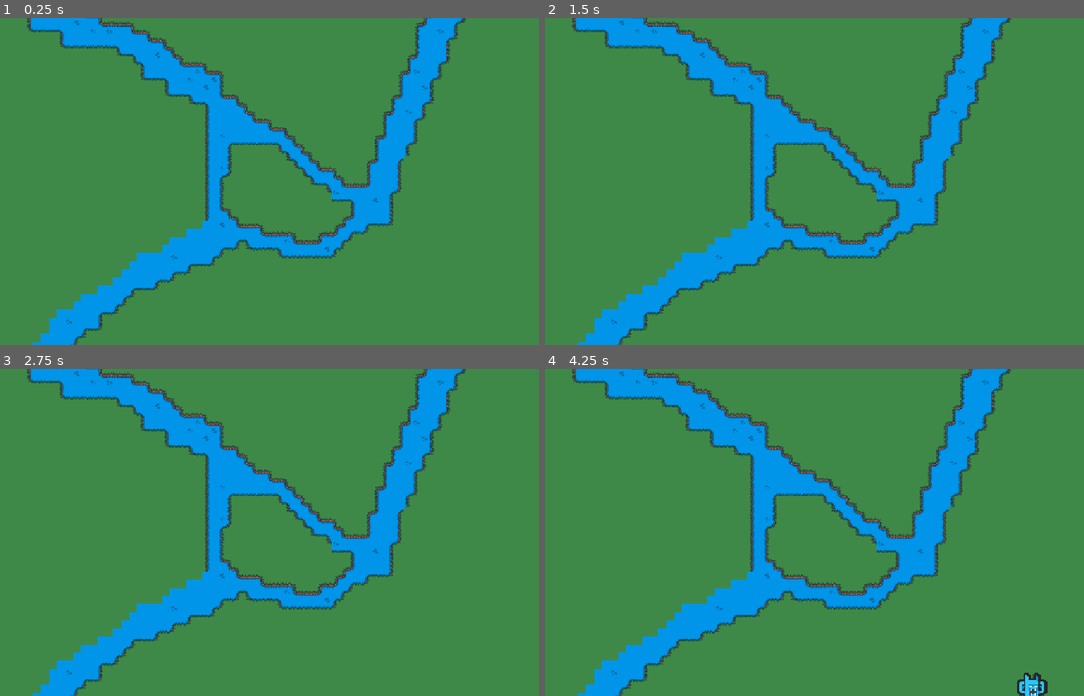
Above: before the commit, frames 1-4 (two rows, left to right).
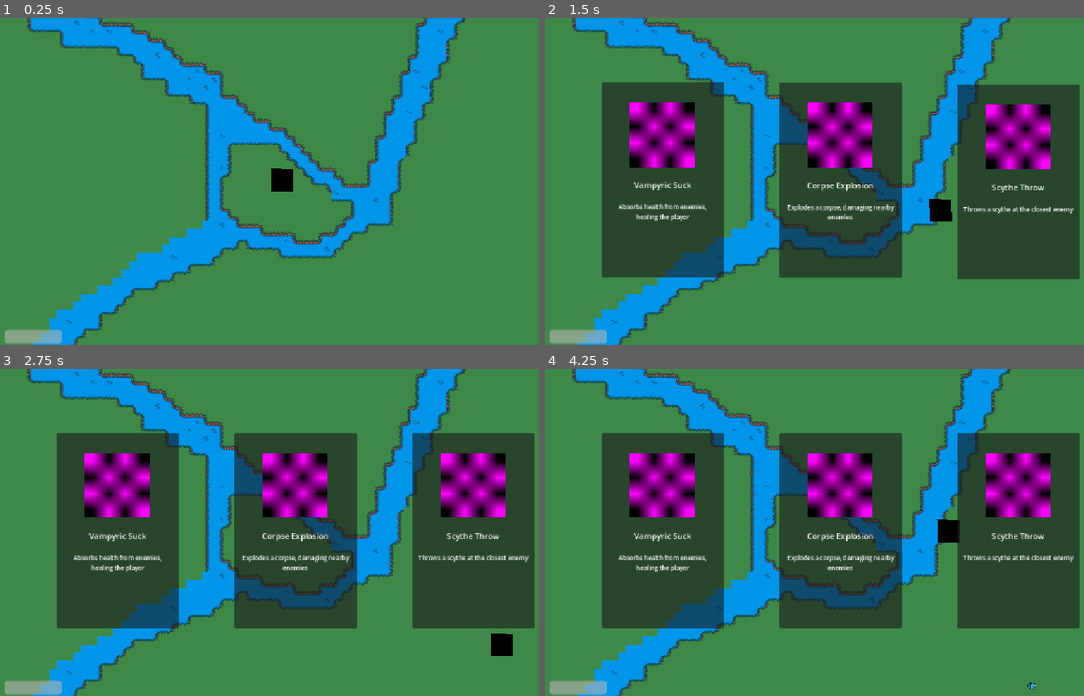
Above: after the commit, the same moments.

Repository: bradleybentondev/mini-jam-221
Game: Godot game, scene res://scenes/world.tscn
Two runs of this game, one before a commit and one after it. Both use one fixed random seed, a clock stepped at 60 frames per second and the inputs below.
Inputs (mouse positions are in pixels of both pictures, inside the frame that each line leads up to):
- Up to frame 1 (0.25 s): no input
- Up to frame 2 (1.5 s): tap Enter at 0.5 s; move the mouse to (954, 165) at 0.52 s; hold D (move_right) 0.53-1.28 s; tap 1 (level_up_key, bound only after the commit) at 0.6 s; move the mouse to (712, 197) at 1.27 s; hold S (move_down) from 1.28 s (still down); click (712, 197) at 1.35 s
- Up to frame 3 (2.75 s): tap 1 (level_up_key, bound only after the commit) at 1.55, 2.1 s; move the mouse to (339, 460) at 2.02 s; release S (move_down) at 2.03 s; hold D (move_right) from 2.03 s (still down)
- Up to frame 4 (4.25 s): move the mouse to (798, 597) at 2.77 s; release D (move_right) at 2.78 s; hold W (move_up) 2.78-3.53 s; tap 1 (level_up_key, bound only after the commit) at 2.85, 3.8 s; move the mouse to (1003, 581) at 3.52 s; press the mouse at (1003, 581) at 3.53 s; hold A (move_left) from 3.53 s (still down)

The runs differ from the first frame. In frame 1, 0.8% of the frame differs, in the area x 0-55%, y 46-100%; in frame 2, 41%; in frame 3, 41%; in frame 4, 42%, in the area x 0-100%, y 19-100%.

Commit message:
adding augment ui

Diff:
--- a/project.godot
+++ b/project.godot
@@ -61,6 +61,11 @@
 "events": [Object(InputEventMouseButton,"resource_local_to_scene":false,"resource_name":"","device":-1,"window_id":0,"a …(253 unchanged characters)…
 ]
 }
+level_up_key={
+"deadzone": 0.2,
+"events": [Object(InputEventKey,"resource_local_to_scene":false,"resource_name":"","device":-1,"window_id":0,"alt_pressed":false,"shift_pressed":false,"ctrl_pressed":false,"meta_pressed":false,"pressed":false,"keycode":0,"physical_keycode":49,"key_label":0,"unicode":49,"location":0,"echo":false,"script":null)
+]
+}
 
 [input_devices]
 
--- a/scenes/augment_card.tscn
+++ b/scenes/augment_card.tscn
@@ -6,6 +6,8 @@
 size = Vector2(128, 128)
 
 [node name="AugmentCard" type="Panel" unique_id=904802283 node_paths=PackedStringArray("icon", "titleLabel", "descriptionLabel")]
+custom_minimum_size = Vector2(241.968, 386.309)
+propagate_maximum_size = true
 anchors_preset = 15
 anchor_right = 1.0
 anchor_bottom = 1.0
@@ -13,6 +15,7 @@
 offset_bottom = -261.6908
 grow_horizontal = 2
 grow_vertical = 2
+offset_transform_enabled = true
 script = ExtResource("1_ppmme")
 icon = NodePath("MarginContainer/VBoxContainer/Image")
 titleLabel = NodePath("MarginContainer/VBoxContainer/TitleLabel")
--- a/scenes/enemy.tscn
+++ b/scenes/enemy.tscn
@@ -40,7 +40,7 @@
 }]
 
 [sub_resource type="CircleShape2D" id="CircleShape2D_4gyqm"]
-radius = 26.452972
+radius = 11.313708
 
 [node name="Enemy" type="Area2D" unique_id=1993724153 node_paths=PackedStringArray("shape", "sprite") groups=["enemies"]]
 collision_layer = 2
@@ -53,7 +53,7 @@
 sprite = NodePath("AnimatedSprite2D")
 
 [node name="AnimatedSprite2D" type="AnimatedSprite2D" parent="." unique_id=801561158]
-scale = Vector2(0.5, 0.5)
+scale = Vector2(0.135, 0.135)
 sprite_frames = SubResource("SpriteFrames_okgmn")
 frame = 3
 frame_progress = 1.0
--- /dev/null
+++ b/scenes/level_up_augments.tscn
@@ -0,0 +1,45 @@
+[gd_scene format=3 uid="uid://xhroo7hv0a5t"]
+
+[ext_resource type="Script" uid="uid://dkj5t5sl0ff5x" path="res://scripts/level_up_augments.gd" id="1_4wwc0"]
+
+[node name="LevelUpAugments" type="Control" unique_id=265346378]
+layout_mode = 3
+anchors_preset = 15
+anchor_right = 1.0
+anchor_bottom = 1.0
+grow_horizontal = 2
+grow_vertical = 2
+size_flags_horizontal = 3
+size_flags_vertical = 3
+script = ExtResource("1_4wwc0")
+
+[node name="MarginContainer" type="MarginContainer" parent="." unique_id=395203176]
+layout_mode = 1
+anchors_preset = 15
+anchor_right = 1.0
+anchor_bottom = 1.0
+grow_horizontal = 2
+grow_vertical = 2
+theme_override_constants/margin_left = 50
+theme_override_constants/margin_top = 50
+theme_override_constants/margin_right = 50
+theme_override_constants/margin_bottom = 50
+
+[node name="HBoxContainer" type="HBoxContainer" parent="MarginContainer" unique_id=112872751]
+layout_mode = 2
+theme_override_constants/separation = 4
+
+[node name="Augment1" type="CenterContainer" parent="MarginContainer/HBoxContainer" unique_id=9326401]
+unique_name_in_owner = true
+layout_mode = 2
+size_flags_horizontal = 3
+
+[node name="Augment2" type="CenterContainer" parent="MarginContainer/HBoxContainer" unique_id=316425799]
+unique_name_in_owner = true
+layout_mode = 2
+size_flags_horizontal = 3
+
+[node name="Augment3" type="CenterContainer" parent="MarginContainer/HBoxContainer" unique_id=1279470479]
+unique_name_in_owner = true
+layout_mode = 2
+size_flags_horizontal = 3
--- a/scenes/ui.tscn
+++ b/scenes/ui.tscn
@@ -1,6 +1,7 @@
 [gd_scene format=3 uid="uid://bictx71pvou6i"]
 
 [ext_resource type="Script" uid="uid://c8s34kb7cyxha" path="res://scripts/ui.gd" id="1_fyqef"]
+[ext_resource type="PackedScene" uid="uid://xhroo7hv0a5t" path="res://scenes/level_up_augments.tscn" id="2_x4jx1"]
 
 [node name="ui" type="Control" unique_id=1629722552 node_paths=PackedStringArray("health_bar")]
 layout_mode = 3
@@ -23,3 +24,6 @@
 step = 1.0
 value = 100.0
 show_percentage = false
+
+[node name="LevelUpAugments" parent="." unique_id=265346378 instance=ExtResource("2_x4jx1")]
+layout_mode = 1
--- a/scenes/world.tscn
+++ b/scenes/world.tscn
@@ -493,7 +493,6 @@
 [node name="Camera2D" type="Camera2D" parent="." unique_id=1163029903]
 
 [node name="Player" parent="." unique_id=681691040 instance=ExtResource("1_f3sb7")]
-visible = false
 
 [node name="Enemy" parent="." unique_id=1032899580 instance=ExtResource("2_fj7yv")]
 visible = false
@@ -503,8 +502,12 @@
 visible = false
 position = Vector2(-290.56888, 306.4428)
 
+[node name="Spawner" type="Node2D" parent="." unique_id=450256535]
+position = Vector2(-417.99994, 1.1000061)
+script = ExtResource("4_aqk2v")
+
 [node name="CanvasLayer" type="CanvasLayer" parent="." unique_id=69060042]
-visible = false
+follow_viewport_enabled = true
 
 [node name="Control" parent="CanvasLayer" unique_id=1629722552 instance=ExtResource("3_tlwt5")]
 offset_left = -548.0
@@ -514,9 +517,6 @@
 size_flags_horizontal = 6
 size_flags_vertical = 6
 
-[node name="Spawner" type="Node2D" parent="." unique_id=450256535]
-position = Vector2(-417.99994, 1.1000061)
-script = ExtResource("4_aqk2v")
-
 [node name="LevelSystem" type="Node" parent="." unique_id=2000844]
+unique_name_in_owner = true
 script = ExtResource("5_71j4m")
--- a/scripts/augment_card.gd
+++ b/scripts/augment_card.gd
@@ -1,4 +1,6 @@
 extends Panel
+
+class_name AugmentCard
 
 @export var icon: TextureRect
 @export var titleLabel: RichTextLabel
@@ -6,12 +8,14 @@
 
 # Called when the node enters the scene tree for the first time.
 func _ready() -> void:
-	pass # Replace with function body.
+	var tween = get_tree().create_tween()
+	offset_transform_position.y += 100
+	modulate = Color(1,1,1,0)
 
-
-# Called every frame. 'delta' is the elapsed time since the previous frame.
-func _process(delta: float) -> void:
-	pass
+	tween.set_parallel(true)
+	tween.set_trans(Tween.TRANS_EXPO)
+	tween.tween_property(self, "offset_transform_position:y", 0, 1.0)
+	tween.tween_property(self, "modulate", Color(1,1,1,1), 0.5)
 
 func set_title(title: String) -> void:
 	titleLabel.text = title
--- a/scripts/level_system.gd
+++ b/scripts/level_system.gd
@@ -31,59 +31,65 @@
 		"id": "scythe_throw",
 		"title": "Scythe Throw",
 		"description": "Throws a scythe at the closest enemy",
-		"scene": preload("res://scenes/augments/scythe_throw_augment.tscn"),
+		"scene": "res://scenes/augments/scythe_throw_augment.tscn",
 		"max_level": 5,
 	},
 	{
 		"id": "corpse_explosion",
 		"title": "Corpse Explosion",
 		"description": "Explodes a corpse, damaging nearby enemies",
-		"scene": preload("res://scenes/augments/corpse_explosion.tscn"),
+		"scene": "res://scenes/augments/corpse_explosion.tscn",
 		"max_level": 5,
 	},
 	{
 		"id": "sun_beam_blast",
 		"title": "Sun Beam Blast",
 		"description": "Shoots a beam of sunlight, damaging enemies in its path",
-		"scene": preload("res://scenes/augments/sun_beam_blast_augment.tscn"),
+		"scene": "res://scenes/augments/sun_beam_blast_augment.tscn",
 		"max_level": 3,
 	},
 	{
 		"id": "vampyric_suck",
 		"title": "Vampyric Suck",
 		"description": "Absorbs health from enemies, healing the player",
-		"scene": preload("res://scenes/augments/vampyric_suck.tscn"),
+		"scene": "res://scenes/augments/vampyric_suck.tscn",
 		"max_level": 5,
 	},
 	{
 		"id": "high_noon",
 		"title": "High Noon",
 		"description": "Energized by the power of the sun, allowing for rapid attacks",
-		"scene": preload("res://scenes/augments/high_noonselfbuff.tscn"),
+		"scene": "res://scenes/augments/high_noonselfbuff.tscn",
 		"max_level": 3,
 	},
 	{
 		"id": "stun",
 		"title": "Stun",
 		"description": "Stuns enemies for a short duration",
-		"scene": preload("res://scenes/augments/stun.tscn"),
+		"scene": "res://scenes/augments/stun.tscn",
 		"max_level": 5
 	},
 	{
 		"id": "burning",
 		"title": "Burning Effect",
 		"description": "Sets enemies on fire, dealing damage over time",
-		"scene": preload("res://scenes/augments/burn.tscn"),
+		"scene": "res://scenes/augments/burn.tscn",
 		"max_level": 5
 	},
 	{
 		"id": "slow",
 		"title": "Slow Effect",
 		"description": "Slows enemies, reducing their movement speed",
-		"scene": preload("res://scenes/augments/slow.tscn"),
+		"scene": "res://scenes/augments/slow.tscn",
 		"max_level": 5
 	}
 ]
+
+func _process(delta: float) -> void:
+	if Input.is_action_just_pressed("level_up_key"):
+		print("showing level up")
+		_pending_level_ups += 1
+		_show_next_level_up()
 
 
 func _ready() -> void:
@@ -115,7 +121,7 @@
 		player.heal(10)
 		return
 	_choosing = true
-	get_tree().paused = true
+	#get_tree().paused = true
 	emit_signal("level_up_ready", choices)
 
 # Returns up to 3 random choice dictionaries (shape is at the top of this file).
@@ -144,7 +150,7 @@
 func pick(choice: Dictionary) -> void:
 	if choice["is_new"]:
 		var entry = _find_entry(choice["id"])
-		var augment_scene = entry["scene"]
+		var augment_scene = load(entry["scene"])
 		var augment_instance = augment_scene.instantiate()
 		player.add_child(augment_instance)
 		owned[choice["id"]] = augment_instance
--- /dev/null
+++ b/scripts/level_up_augments.gd
@@ -0,0 +1,40 @@
+extends Control
+
+@onready var augment1 := %Augment1
+@onready var augment2 := %Augment2
+@onready var augment3 := %Augment3
+
+var augment_card = preload("res://scenes/augment_card.tscn")
+
+# Called when the node enters the scene tree for the first time.
+func _ready() -> void:
+	get_node("/root/World/LevelSystem").connect("level_up_ready", _on_show_augments)
+
+# Called every frame. 'delta' is the elapsed time since the previous frame.
+func _process(delta: float) -> void:
+	pass
+
+func show_level_up_augments() -> void:
+	# Implement the logic to display level-up augments here.
+	pass
+
+func _on_show_augments(choices: Array):
+	print("showing")
+	var card1 = augment_card.instantiate() as AugmentCard
+	var card2 = augment_card.instantiate() as AugmentCard
+	var card3 = augment_card.instantiate() as AugmentCard
+
+	augment1.add_child(card1)
+	await get_tree().create_timer(0.1).timeout
+	augment2.add_child(card2)
+	await get_tree().create_timer(0.1).timeout
+	augment3.add_child(card3)
+
+	card1.set_title(choices[0].title)
+	card1.set_description(choices[0].description)
+
+	card2.set_title(choices[1].title)
+	card2.set_description(choices[1].description)
+
+	card3.set_title(choices[2].title)
+	card3.set_description(choices[2].description)
Not shown, added: scripts/level_up_augments.gd.uid
